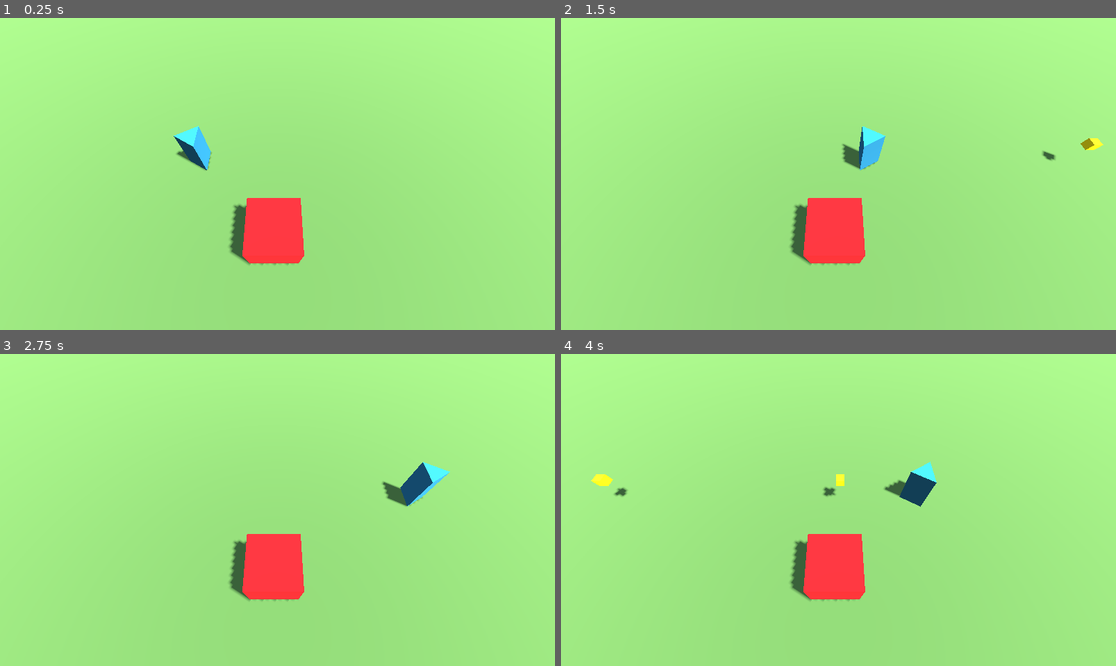
Above: before the commit, frames 1-4 (two rows, left to right).
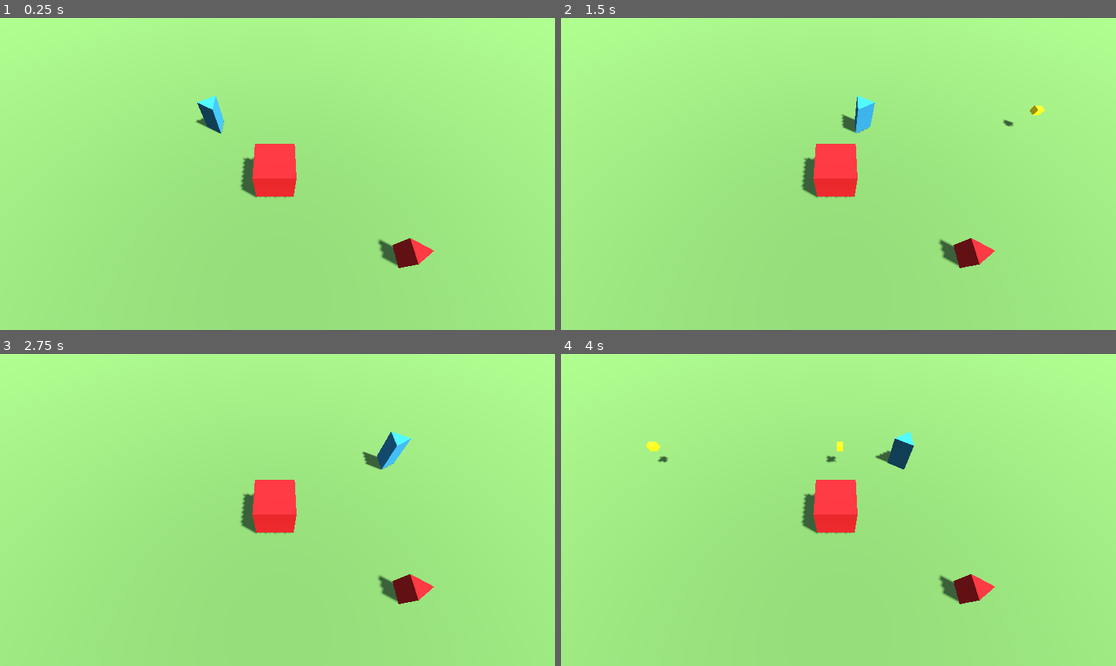
Above: after the commit, the same moments.

Repository: nielssj/godot-topdown-base
Game: Godot game, scene res://main.tscn
Same seed, same stepped clock (60 frames per second), same inputs: the game is played once before the commit and once after it.
Inputs (mouse positions are in pixels of both pictures, inside the frame that each line leads up to):
- Up to frame 1 (0.25 s): no input
- Up to frame 2 (1.5 s): tap Enter at 0.5 s; move the mouse to (960, 158) at 0.52 s; press the mouse at (960, 158) at 0.53 s; hold D (move_right) 0.53-1.25 s; release the mouse at (960, 158) at 1.25 s; drag from (727, 189) to (810, 236) at 1.27 s
- Up to frame 3 (2.75 s): move the mouse to (333, 441) at 2.02 s; hold D (move_right) from 2.03 s (still down); tap Alt at 2.1 s; click (333, 441) at 2.17 s
- Up to frame 4 (4 s): release D (move_right) at 2.75 s; drag from (810, 572) to (672, 463) at 2.77 s; tap Space at 3.5 s; move the mouse to (1005, 556) at 3.52 s; press the mouse at (1005, 556) at 3.53 s; hold A (move_left) from 3.53 s (still down)

The runs differ from the first frame. In frame 1, 5.7% of the frame differs, in the area x 31-79%, y 24-81%; in frame 2, 5.9%; in frame 3, 6.0%; in frame 4, 6.2%, in the area x 5-79%, y 24-81%.

Commit message:
feat: chasing npc

Diff:
--- /dev/null
+++ b/entities/characters/NPC.gd
@@ -0,0 +1,65 @@
+class_name NPC
+extends CharacterBody3D
+
+# How fast the NPC moves in meters per second
+@export var speed: float = 3.0
+
+enum State {
+	IDLE,
+	CHASING,
+}
+
+# Reference to child model node
+@onready var model = $Model
+
+# The node the NPC is currently pursuing
+var target: Node3D = null
+
+var state: State = State.IDLE:
+	set(value):
+		# Exit functions (match on OLD state before assignment)
+		if state != value:
+			match state:
+				State.IDLE:
+					pass
+				State.CHASING:
+					pass
+		# Assign new state
+		state = value
+		# Enter functions (match on NEW state after assignment)
+		match state:
+			State.IDLE:
+				_enter_idle()
+			State.CHASING:
+				_enter_chasing()
+
+func _physics_process(_delta: float) -> void:
+	# Delegate per-frame logic to the active state
+	match state:
+		State.IDLE:
+			pass
+		State.CHASING:
+			_tick_chasing()
+
+func _enter_idle() -> void:
+	pass
+
+func _enter_chasing() -> void:
+	pass
+
+func _tick_chasing() -> void:
+	# Vector from NPC to target, flattened to the horizontal plane
+	var to_target := target.global_position - global_position
+	to_target.y = 0.0
+	var direction := to_target.normalized()
+	# Turn NPC model towards target
+	model.look_at(global_position + direction, Vector3.UP)
+	# Move
+	velocity = direction * speed
+	move_and_slide()
+
+func _on_vision_area_body_entered(body: Node3D) -> void:
+	# Start chasing when a player enters the vision area
+	if body.is_in_group("player"):
+		target = body
+		state = State.CHASING
--- /dev/null
+++ b/entities/characters/NPC.tscn
@@ -0,0 +1,38 @@
+[gd_scene format=3 uid="uid://c3sx6pjjffgd"]
+
+[ext_resource type="Script" uid="uid://dkqhbluwmtxu7" path="res://entities/characters/NPC.gd" id="1_7hsy1"]
+
+[sub_resource type="StandardMaterial3D" id="StandardMaterial3D_0xm2m"]
+albedo_color = Color(0.9764706, 0.25490198, 0.26666668, 1)
+metallic = 1.0
+
+[sub_resource type="PrismMesh" id="PrismMesh_h2yge"]
+material = SubResource("StandardMaterial3D_0xm2m")
+size = Vector3(0.5, 0.4, 0.75)
+
+[sub_resource type="BoxShape3D" id="BoxShape3D_4sekt"]
+size = Vector3(0.6, 0.75, 0.5)
+
+[sub_resource type="SphereShape3D" id="SphereShape3D_7hsy1"]
+radius = 3.0
+
+[node name="NPC" type="CharacterBody3D" unique_id=1671086397]
+script = ExtResource("1_7hsy1")
+
+[node name="Model" type="Node3D" parent="." unique_id=105136129]
+
+[node name="MeshInstance3D" type="MeshInstance3D" parent="Model" unique_id=1891739258]
+transform = Transform3D(-0.99999994, -8.742277e-08, 3.821371e-15, 0, -4.3711385e-08, -1, 8.742277e-08, -0.99999994, 4.371139e-08, 0, 0.375, 0)
+mesh = SubResource("PrismMesh_h2yge")
+skeleton = NodePath("../../..")
+
+[node name="CollisionShape3D" type="CollisionShape3D" parent="." unique_id=645852759]
+transform = Transform3D(1, 0, 0, 0, 1, 0, 0, 0, 1, 0, 0.37457275, 0)
+shape = SubResource("BoxShape3D_4sekt")
+
+[node name="VisionArea" type="Area3D" parent="." unique_id=1137722138]
+
+[node name="CollisionShape3D" type="CollisionShape3D" parent="VisionArea" unique_id=1973468671]
+shape = SubResource("SphereShape3D_7hsy1")
+
+[connection signal="body_entered" from="VisionArea" to="." method="_on_vision_area_body_entered"]
--- a/entities/characters/Player.tscn
+++ b/entities/characters/Player.tscn
@@ -6,14 +6,14 @@
 [sub_resource type="BoxShape3D" id="BoxShape3D_ig7tw"]
 size = Vector3(0.6, 1, 0.5)
 
-[sub_resource type="StandardMaterial3D" id="StandardMaterial3D_ig7tw"]
+[sub_resource type="StandardMaterial3D" id="StandardMaterial3D_lvjpd"]
 albedo_color = Color(0.152941, 0.490196, 0.631373, 1)
 
 [sub_resource type="PrismMesh" id="PrismMesh_0xm2m"]
-material = SubResource("StandardMaterial3D_ig7tw")
+material = SubResource("StandardMaterial3D_lvjpd")
 size = Vector3(0.6, 0.5, 1)
 
-[node name="Player" type="CharacterBody3D" unique_id=680325347]
+[node name="Player" type="CharacterBody3D" unique_id=680325347 groups=["player"]]
 script = ExtResource("1_7cd6r")
 
 [node name="CollisionShape3D" type="CollisionShape3D" parent="." unique_id=537992884]
--- a/main.tscn
+++ b/main.tscn
@@ -2,6 +2,7 @@
 
 [ext_resource type="PackedScene" uid="uid://by7ldkuod88y8" path="res://levels/level_1.tscn" id="1_ig7tw"]
 [ext_resource type="PackedScene" uid="uid://bldrnvf6vxgv4" path="res://entities/characters/Player.tscn" id="2_0xm2m"]
+[ext_resource type="PackedScene" uid="uid://c3sx6pjjffgd" path="res://entities/characters/NPC.tscn" id="3_1bvp3"]
 
 [sub_resource type="ProceduralSkyMaterial" id="ProceduralSkyMaterial_ig7tw"]
 sky_horizon_color = Color(0.662243, 0.671743, 0.686743, 1)
@@ -27,9 +28,12 @@
 environment = SubResource("Environment_h2yge")
 
 [node name="Camera3D" type="Camera3D" parent="Common" unique_id=2096814078]
-transform = Transform3D(-4.371139e-08, -0.86602545, 0.49999994, 0, 0.49999994, 0.86602545, -1, 3.7855173e-08, -2.1855689e-08, 1, 4.5, -0.068)
+transform = Transform3D(-4.371139e-08, -0.86602545, 0.49999994, 0, 0.49999994, 0.86602545, -1, 3.7855173e-08, -2.1855692e-08, 2.7023256, 5.0321217, -0.068)
 
 [node name="Level1" parent="." unique_id=379026618 instance=ExtResource("1_ig7tw")]
 
 [node name="Player" parent="." unique_id=99034440 instance=ExtResource("2_0xm2m")]
 transform = Transform3D(-1, 0, -8.74228e-08, 0, 1, 0, 8.74228e-08, 0, -1, -2, 0, 2)
+
+[node name="NPC" parent="." unique_id=1671086397 instance=ExtResource("3_1bvp3")]
+transform = Transform3D(1, 0, 0, 0, 1, 0, 0, 0, 1, 2, 0, -3)
--- a/project.godot
+++ b/project.godot
@@ -22,6 +22,10 @@
 [editor_plugins]
 
 enabled=PackedStringArray("res://addons/gut/plugin.cfg")
+
+[global_group]
+
+player=""
 
 [input]
 
@@ -52,7 +56,7 @@
 fire={
 "deadzone": 0.5,
 "events": [Object(InputEventJoypadMotion,"resource_local_to_scene":false,"resource_name":"","device":-1,"axis":5,"axis_value":1.0,"script":null)
-, Object(InputEventMouseButton,"resource_local_to_scene":fal …(93 unchanged characters)… rl_pressed":false,"meta_pressed":false,"pressed":false,"button_index":1,"button_mask":0,"position":Vector2(0, 0),"global_position":Vector2(0, 0),"factor":1.0,"script":null)
+, Object(InputEventMouseButton,"resource_local_to_scene":fal …(93 unchanged characters)… rl_pressed":false,"meta_pressed":false,"button_mask":0,"position":Vector2(0, 0),"global_position":Vector2(0, 0),"factor":1.0,"button_index":1,"canceled":false,"pressed":false,"double_click":false,"script":null)
 ]
 }
 
--- /dev/null
+++ b/tests/test_npc.gd
@@ -0,0 +1,55 @@
+extends GutTest
+
+var NpcScene = preload("res://entities/characters/NPC.tscn")
+
+var npc: NPC
+
+
+func before_each():
+	npc = NpcScene.instantiate()
+	add_child_autofree(npc)
+
+
+func after_each():
+	if is_instance_valid(npc) and not npc.is_queued_for_deletion():
+		npc.queue_free()
+		npc = null
+
+
+func test_npc_initialization():
+	assert_not_null(npc, "NPC instance should be created")
+	assert_eq(npc.speed, 3.0, "NPC default speed should be 3.0")
+	assert_eq(npc.state, NPC.State.IDLE, "NPC should start in IDLE state")
+	assert_null(npc.target, "NPC should have no target initially")
+
+
+func test_state_can_be_set_to_chasing():
+	npc.state = NPC.State.CHASING
+	assert_eq(npc.state, NPC.State.CHASING, "State should be CHASING after assignment")
+
+
+func test_state_can_be_set_back_to_idle():
+	npc.state = NPC.State.CHASING
+	npc.state = NPC.State.IDLE
+	assert_eq(npc.state, NPC.State.IDLE, "State should be IDLE after re-assignment")
+
+
+func test_vision_signal_with_player_body_triggers_chase():
+	var fake_player := Node3D.new()
+	fake_player.add_to_group("player")
+	add_child_autofree(fake_player)
+
+	npc._on_vision_area_body_entered(fake_player)
+
+	assert_eq(npc.state, NPC.State.CHASING, "State should transition to CHASING")
+	assert_eq(npc.target, fake_player, "Target should be set to the entering body")
+
+
+func test_vision_signal_with_non_player_body_is_ignored():
+	var non_player := Node3D.new()
+	add_child_autofree(non_player)
+
+	npc._on_vision_area_body_entered(non_player)
+
+	assert_eq(npc.state, NPC.State.IDLE, "State should remain IDLE for non-player body")
+	assert_null(npc.target, "Target should remain null for non-player body")
Not shown, added: entities/characters/NPC.gd.uid
Not shown, added: tests/test_npc.gd.uid
Not shown, added: docs/simple_state_pattern.md
